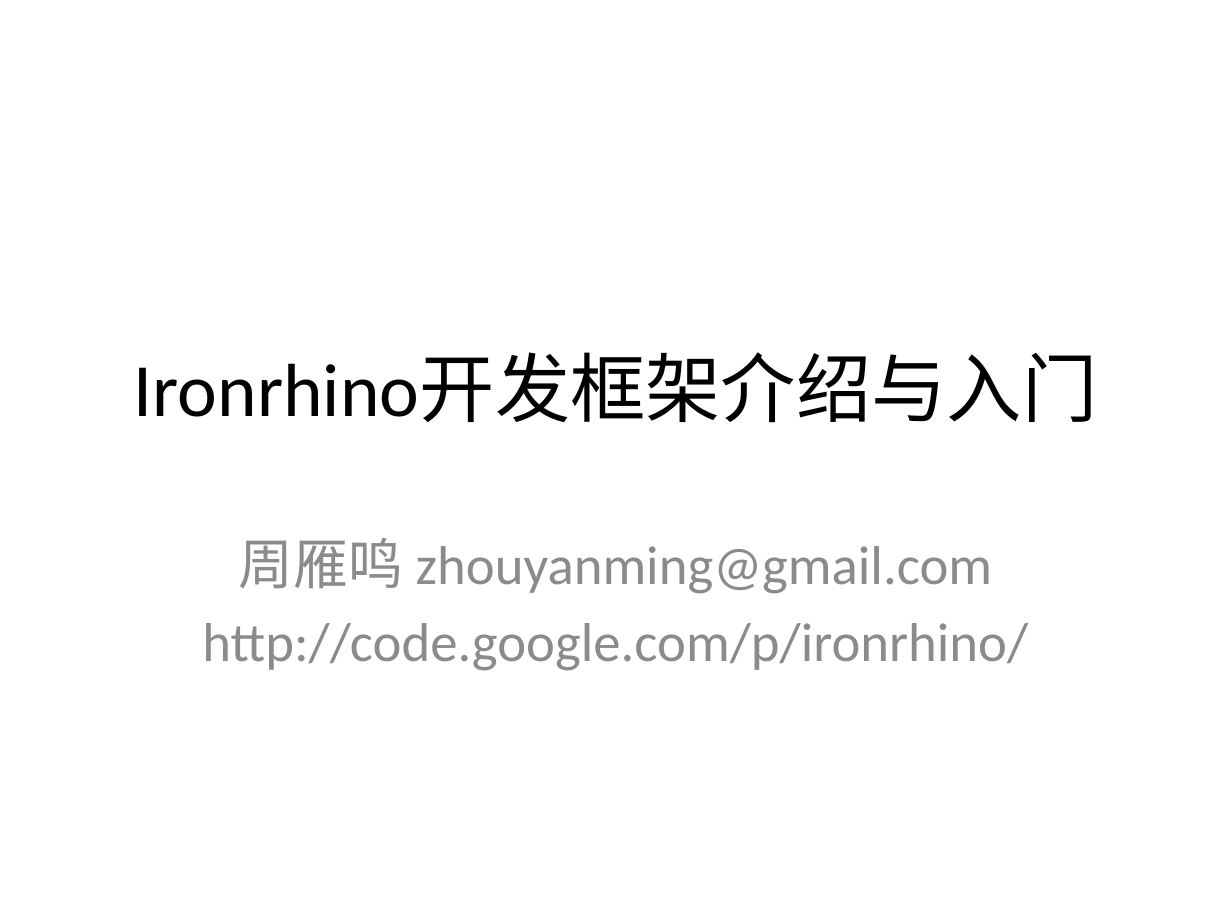
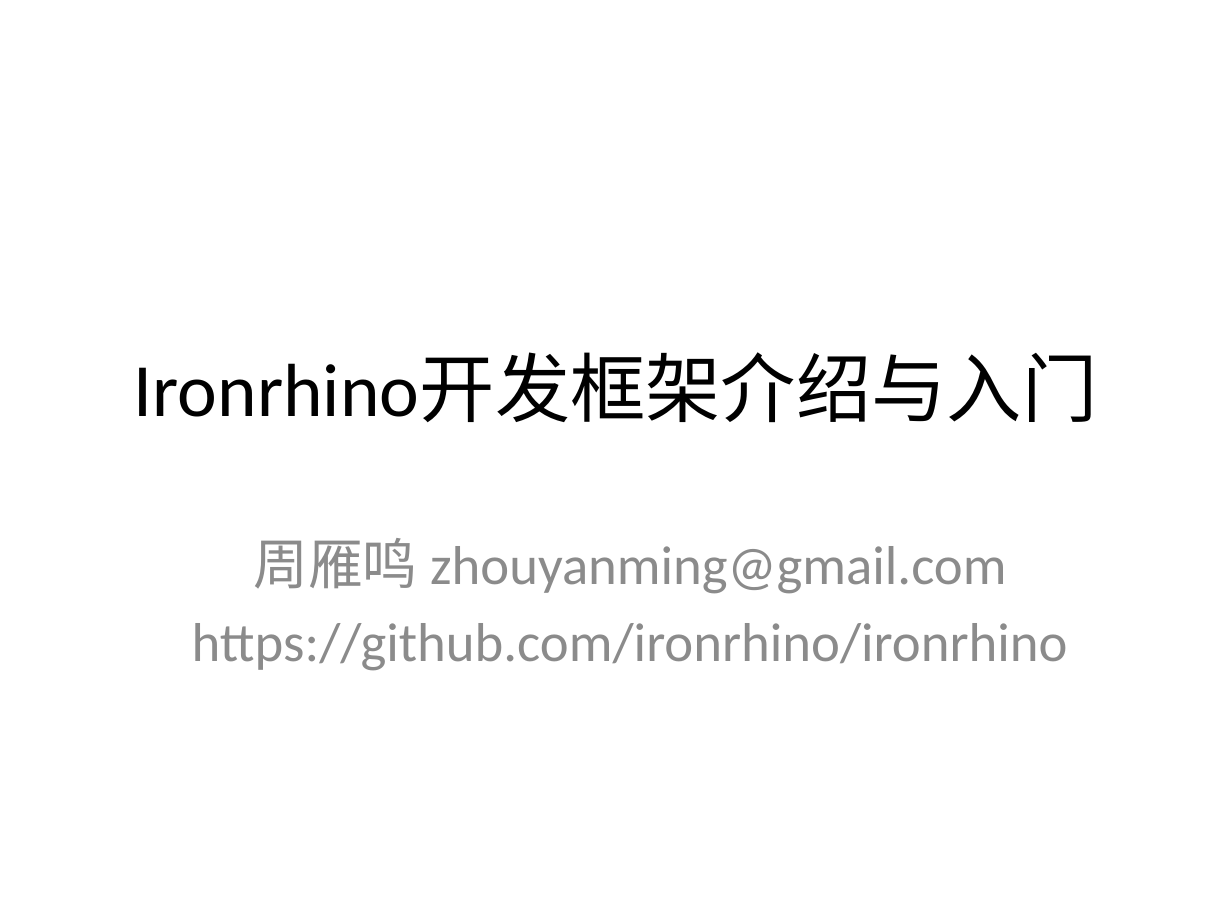
Before and after one commit to ironrhino/ironrhino, a slide deck: slide 1 of docs/getstarted.pptx. Drawn at 1232x924 pixels with LibreOffice and Linux fonts; fonts in the diff are those of the drawing. Boxes give left, top, right and bottom in pixels: in the first picture for what was removed or moved away, otherwise in the second. Text is boxed around its words. In the diff, an @@ line names an element or a change of style, - is before the commit and + after.

```diff
--- a/docs/getstarted.pptx
+++ b/docs/getstarted.pptx
@@ subtitle "周雁鸣 zhouyanming@gmail.com": place and size @@
-subtitle "周雁鸣 zhouyanming@gmail.com" at [202, 538, 1028, 671]
+subtitle "周雁鸣 zhouyanming@gmail.com" at [192, 538, 1068, 671]
@@ subtitle at [192, 623, 1068, 671]: text changed @@
-http://code.google.com/p/ironrhino/
+https://github.com/ironrhino/ironrhino
```
Also in this commit, not shown: 1 other slide changed.
